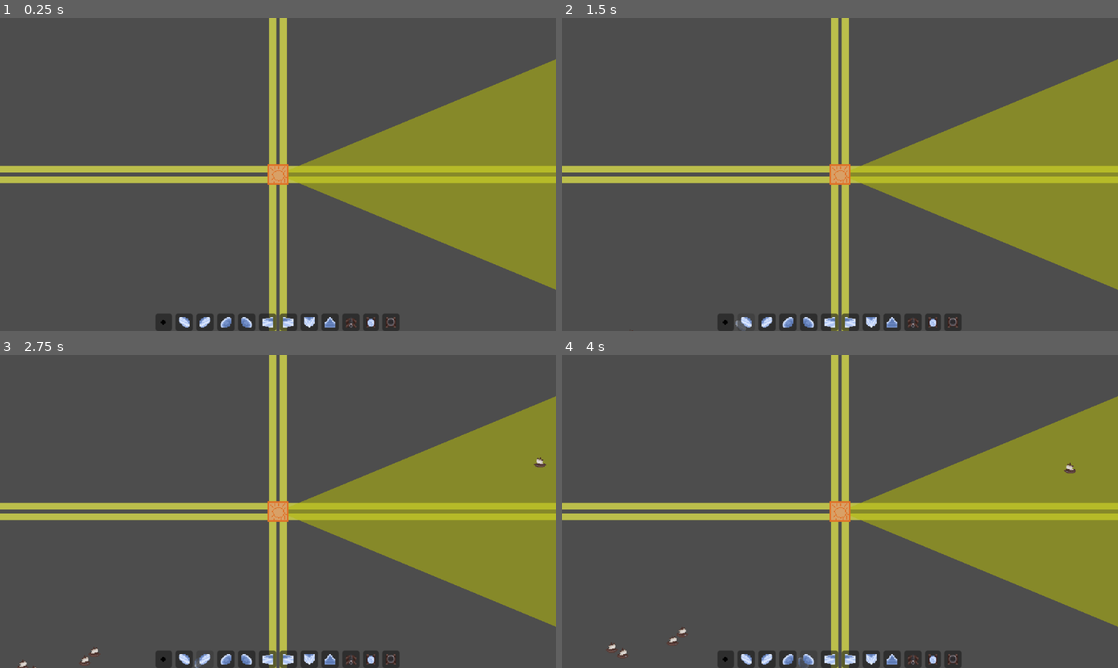
Above: before the commit, frames 1-4 (two rows, left to right).
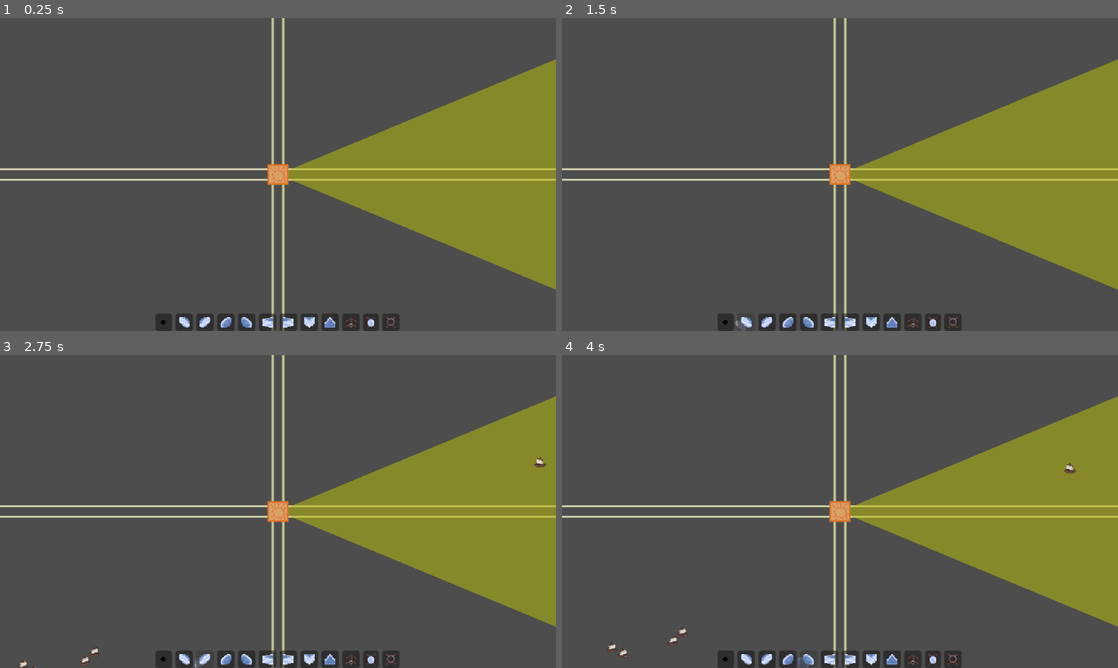
Above: after the commit, the same moments.

Repository: TrueHopolok/gj_solarnight
Game: Godot game, scene res://scenes/main_game_scene/main_game_scene.tscn
Same seed, same stepped clock (60 frames per second), same inputs: the game is played once before the commit and once after it.
Inputs (mouse positions are in pixels of both pictures, inside the frame that each line leads up to):
- Up to frame 1 (0.25 s): no input
- Up to frame 2 (1.5 s): click (723, 321) at 0.5 s; click (745, 321) at 1.27 s
- Up to frame 3 (2.75 s): click (205, 658) at 2.02 s
- Up to frame 4 (4 s): click (789, 658) at 2.77 s; click (806, 658) at 3.52 s

The runs differ from the first frame. In frame 1, 6.4% of the frame differs, in the area x 0-100%, y 0-100%; in frame 2, 6.4%; in frame 3, 6.4%; in frame 4, 6.4%.

Commit message:
feature: light beam art

Diff:
--- a/scenes/builder/builder.gd
+++ b/scenes/builder/builder.gd
@@ -8,12 +8,16 @@
 const BUILDING_COLLISION_MASK: int = 1
 const LIGHT_COLLISION_MASK: int = 2
 
+const BEAM_COLOR_OUTER := Color("eeee90", 0.6)
+const BEAM_COLOR_INNER := Color("fbfbe4", 0.8)
+
 @export var build_list: BuildList = preload("uid://d32aym1ox3gnq")
 
 var _selected_index: int = -1
 var _preview_instance: Sprite2D = null
 
 var _light_beams: PackedVector2Array
+var _light_beams_outer: PackedVector2Array
 
 
 func _ready() -> void:
@@ -39,7 +43,19 @@
 
 func _draw() -> void:
 	if not _light_beams.is_empty():
-		draw_multiline(_light_beams, Color("eaef4a", 0.7), 8, false)
+		draw_multiline(_light_beams, BEAM_COLOR_INNER, 1, false)
+		draw_multiline(_light_beams_outer, BEAM_COLOR_OUTER, 1, false)
+
+
+func _push_light_beam(from: Vector2, to: Vector2) -> void:
+	_light_beams.push_back(from)
+	_light_beams.push_back(to)
+
+	var perp := (to - from).rotated(TAU*0.25).normalized()
+	_light_beams_outer.push_back(from+perp)
+	_light_beams_outer.push_back(to+perp)
+	_light_beams_outer.push_back(from-perp)
+	_light_beams_outer.push_back(to-perp)
 
 
 func _try_place(at: Vector2) -> void:
@@ -107,6 +123,7 @@
 
 func _calculate_light() -> void:
 	_light_beams.clear()
+	_light_beams_outer.clear()
 
 	var visited: Dictionary[Vector3i, bool] = {}
 	var lit_nodes: Dictionary[Node, bool] = {}
@@ -156,12 +173,10 @@
 
 	var res := get_world_2d().direct_space_state.intersect_ray(params)
 	if res.is_empty():
-		_light_beams.push_back(params.from)
-		_light_beams.push_back(params.to)
-		return
-
-	_light_beams.push_back(params.from)
-	_light_beams.push_back(_round_to_cell_center(res.position + Vector2(_dir_to_vec(dir))))
+		_push_light_beam(params.from, params.to)
+		return
+
+	_push_light_beam(params.from, _round_to_cell_center(res.position + Vector2(_dir_to_vec(dir))))
 
 	var obj: Node = res.collider
 
